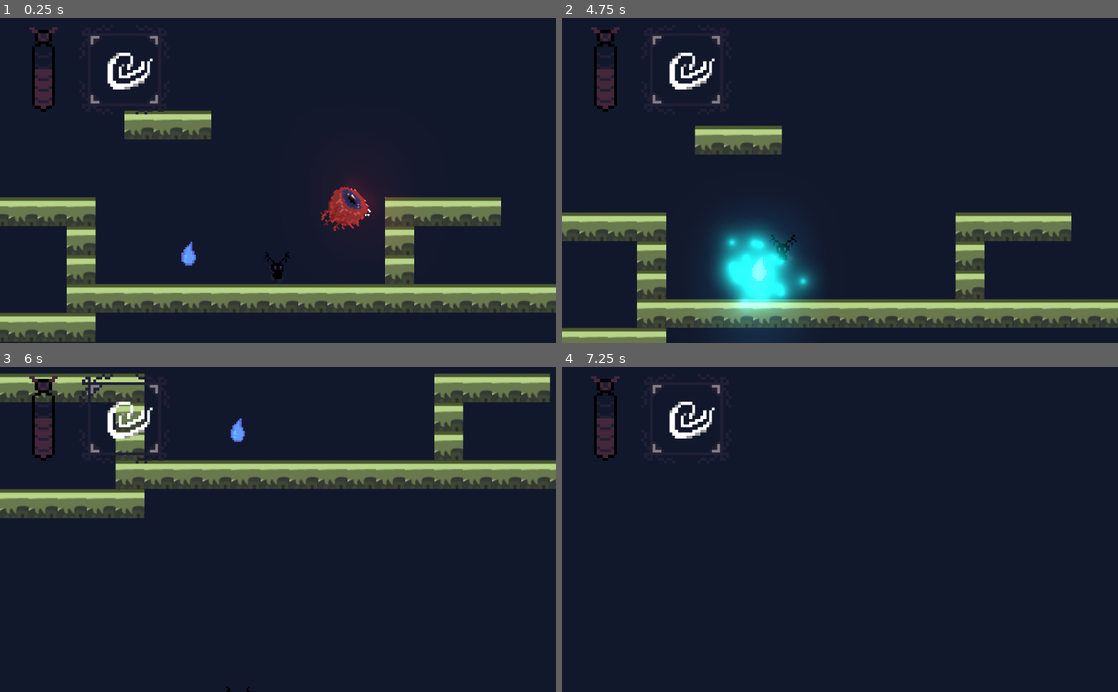
Above: before the commit, frames 1-4 (two rows, left to right).
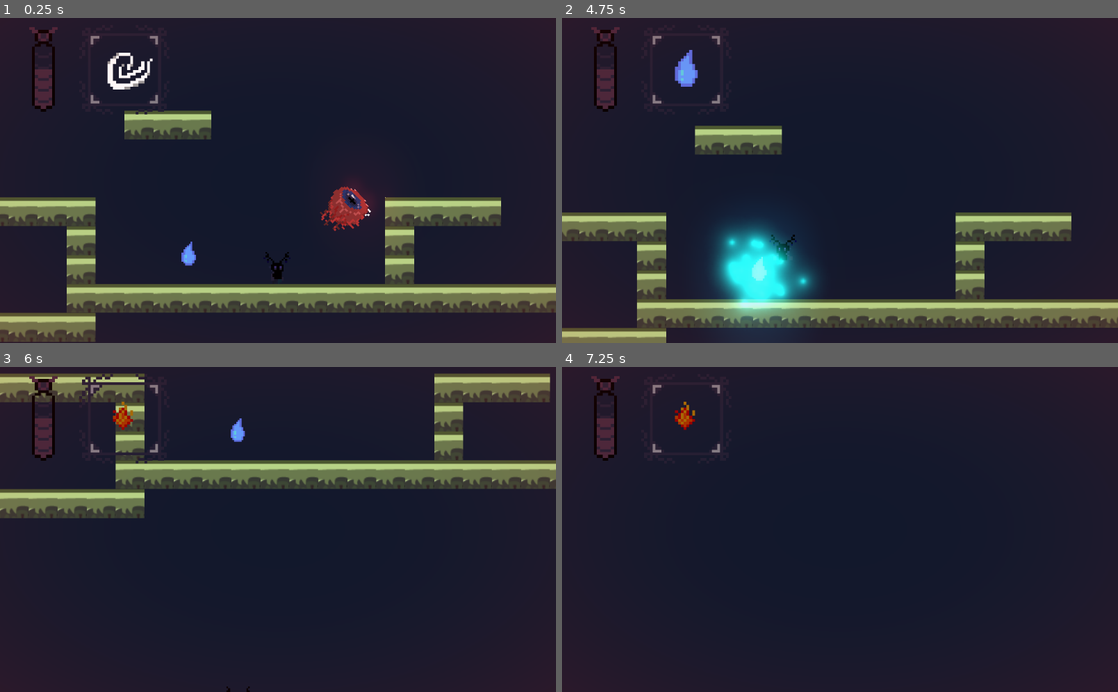
Above: after the commit, the same moments.

Repository: RPI-GameJamTeam/GodotProject
Game: Godot game, scene res://Scenes/MainScene.tscn
Two runs of this game, one before a commit and one after it. Both use one fixed random seed, a clock stepped at 60 frames per second and the inputs below.
Inputs:
- Up to frame 1 (0.25 s): no input
- Up to frame 2 (4.75 s): hold D (right) 0.53-1.28 s; tap Shift (dash) every 0.75 s from 0.6 to 4.35 s; tap Space (jump) at 0.77, 1.52, 3.02, 3.77, 4.52 s; hold S (down) 1.28-2.03 s; hold D (right) 2.03-2.78 s; hold W (up) 2.78-3.53 s; hold A (left) from 3.53 s (still down)
- Up to frame 3 (6 s): release A (left) at 5.03 s; hold S (down) 5.03-5.78 s; tap Shift (dash) at 5.1, 5.85 s; hold D (right) from 5.78 s (still down)
- Up to frame 4 (7.25 s): tap Space (jump) at 6.02, 6.77 s; release D (right) at 6.53 s; hold W (up) from 6.53 s (still down); tap Shift (dash) at 6.6 s

The runs differ from the first frame. In frame 1, less than 0.1% of the frame differs, in the area x 0-100%, y 0-100%; in frame 2, 0.7%; in frame 3, 0.6%; in frame 4, 0.6%.
Error before the commit: Attempt to call function 'show' in base 'null instance' on a null instance. (res://Scripts/HUD.gd:15)

Commit message:
shader

Diff:
--- a/Game Jam/Scenes/MainScene.tscn
+++ b/Game Jam/Scenes/MainScene.tscn
@@ -6,6 +6,7 @@
 [ext_resource path="res://Scenes/Enemy.tscn" type="PackedScene" id=4]
 [ext_resource path="res://UI/HUD.tscn" type="PackedScene" id=5]
 [ext_resource path="res://Scripts/GameManager.gd" type="Script" id=6]
+[ext_resource path="res://Scenes/Shader.tscn" type="PackedScene" id=7]
 
 [sub_resource type="Environment" id=1]
 background_mode = 4
@@ -33,3 +34,8 @@
 
 [node name="WorldEnvironment" type="WorldEnvironment" parent="."]
 environment = SubResource( 1 )
+
+[node name="Shader" type="CanvasLayer" parent="."]
+
+[node name="ColorRect" parent="Shader" instance=ExtResource( 7 )]
+visible = false
--- a/Game Jam/Scenes/Shader.tscn
+++ b/Game Jam/Scenes/Shader.tscn
@@ -1,26 +1,9 @@
-[gd_scene load_steps=3 format=2]
+[gd_scene load_steps=2 format=2]
 
-[sub_resource type="Shader" id=1]
-code = "shader_type canvas_item;
-
-uniform vec4 color : hint_color;
-uniform float multiplier = 0.2;
-uniform float softness = 0.2;
-
-void fragment()
-{
-	float value = distance(UV, vec2(0.5));
-	COLOR = vec4(color.rgb, smoothstep(multiplier, softness, value));
-}"
-
-[sub_resource type="ShaderMaterial" id=2]
-shader = SubResource( 1 )
-shader_param/color = null
-shader_param/multiplier = 0.2
-shader_param/softness = 0.2
+[ext_resource path="res://Shader/Shader.tres" type="Material" id=1]
 
 [node name="Shader" type="ColorRect"]
-material = SubResource( 2 )
+material = ExtResource( 1 )
 anchor_right = 1.0
 anchor_bottom = 1.0
 __meta__ = {
--- a/Game Jam/Shader/Shader.tres
+++ b/Game Jam/Shader/Shader.tres
@@ -15,6 +15,6 @@
 
 [resource]
 shader = SubResource( 1 )
-shader_param/color = null
-shader_param/multiplier = 0.2
-shader_param/softness = 0.2
+shader_param/color = Color( 0.937255, 0.105882, 0.105882, 1 )
+shader_param/multiplier = 0.1
+shader_param/softness = 3.0
Not shown: 1 places in Game Jam/Scenes/MainScene.tscn that only renumber resources
